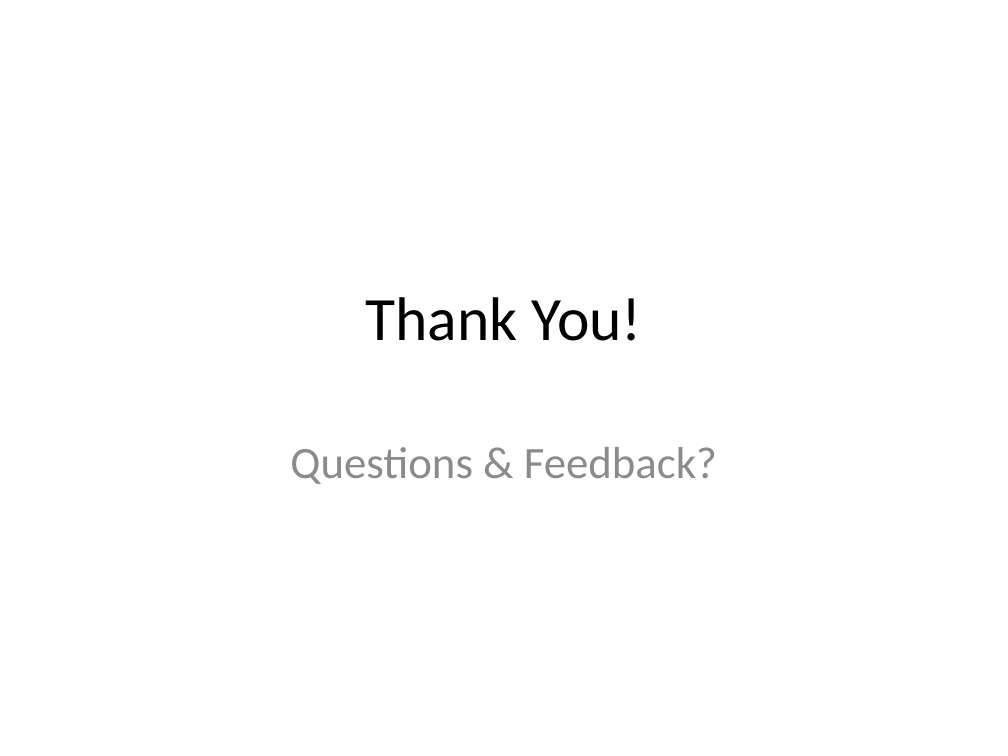
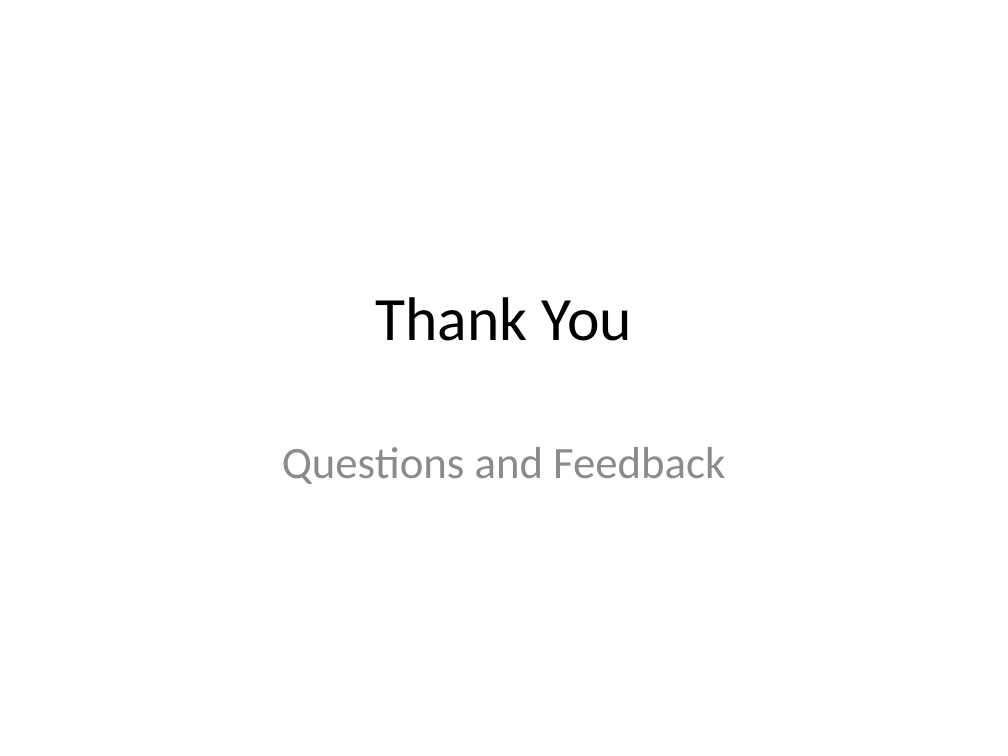
Before and after one commit to Neon17/plagiraism-detector-gces, a slide deck: slide 19 of Plagiarism_Detector_Presentation.pptx (slide 6 before the commit). Drawn at 1008x756 pixels with LibreOffice and Linux fonts; fonts in the diff are those of the drawing. Boxes give left, top, right and bottom in pixels: in the first picture for what was removed or moved away, otherwise in the second. Text is boxed around its words. In the diff, an @@ line names an element or a change of style, - is before the commit and + after.

```diff
--- a/Plagiarism_Detector_Presentation.pptx
+++ b/Plagiarism_Detector_Presentation.pptx
@@ title at (x1=376, y1=297, x2=632, y2=341): text changed @@
-Thank You!
+Thank You
@@ subtitle at (x1=282, y1=447, x2=725, y2=484): text changed @@
-Questions & Feedback?
+Questions and Feedback
```
Also in this commit, not shown: 3 other slides changed, 15 slides added, 2 slides removed, 1 other file.
